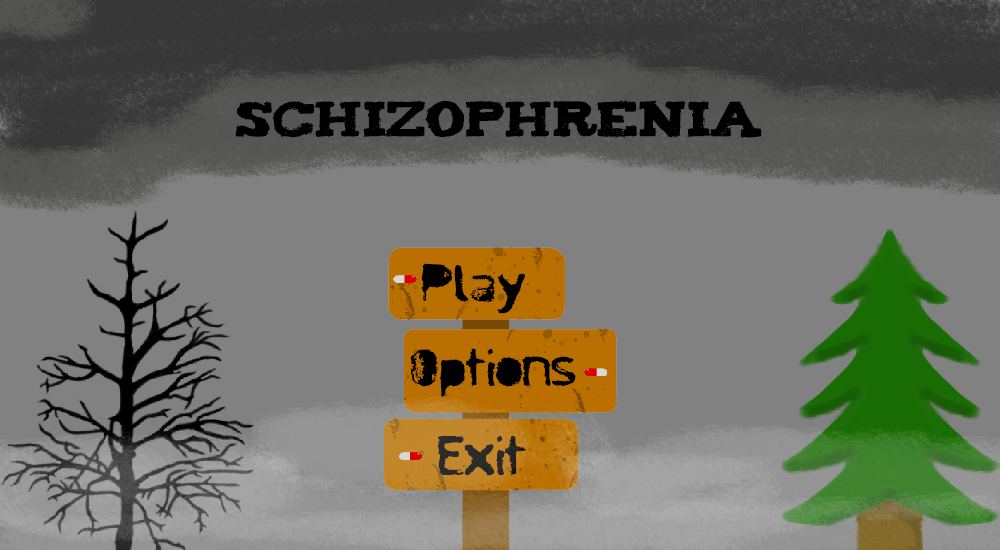
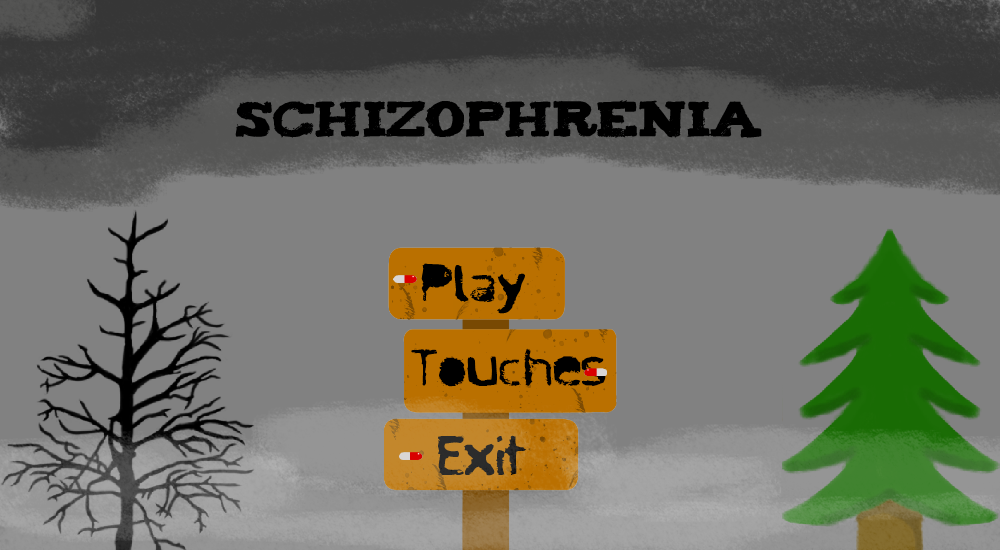
The second 1000 × 550 image is a revision of the first. Changes to its layers:
renamed "Options" to "Touches", painted on it over [410,348,606,397]
